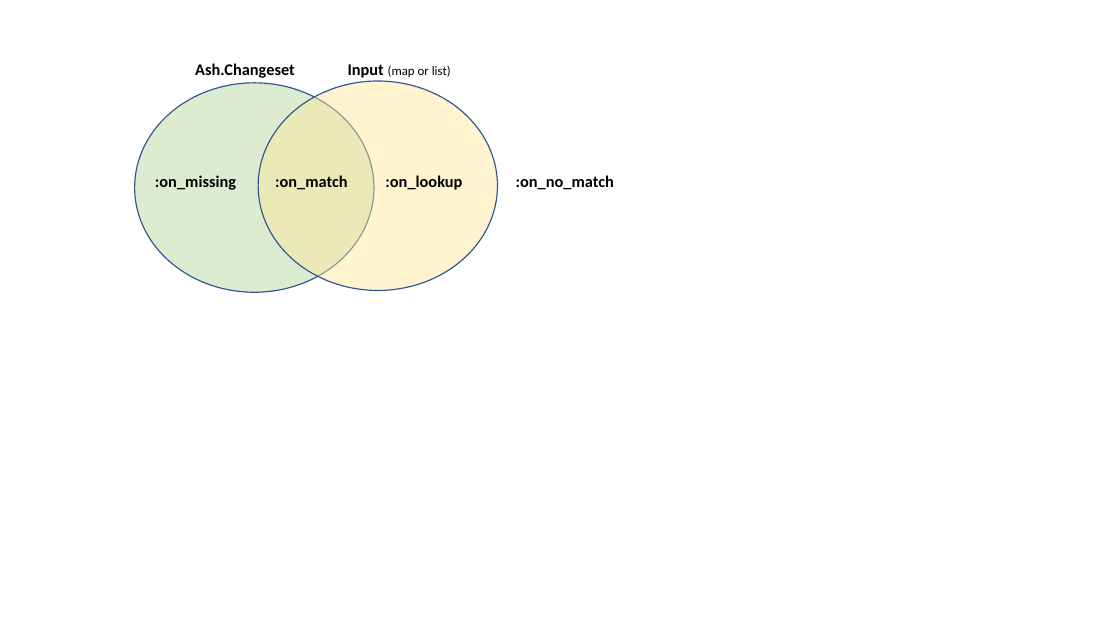
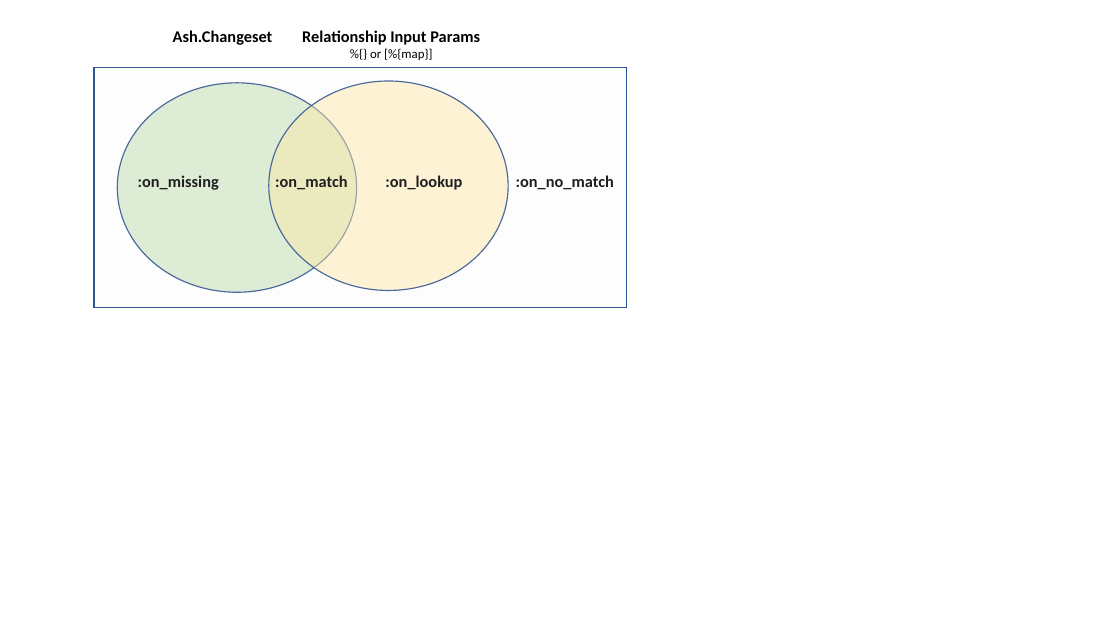
Before and after one commit to mrjbj/form_validator, a slide deck: slide 1 of notebook/Manage_Relationship.pptx. Drawn at 1120x630 pixels with LibreOffice and Linux fonts; fonts in the diff are those of the drawing. Boxes give left, top, right and bottom in pixels: in the first picture for what was removed or moved away, otherwise in the second. Text is boxed around its words. In the diff, an @@ line names an element or a change of style, - is before the commit and + after.

```diff
--- a/notebook/Manage_Relationship.pptx
+++ b/notebook/Manage_Relationship.pptx
@@ text "Ash.Changeset": place and size @@
-text "Ash.Changeset" at (195,63,295,78)
+text "Ash.Changeset" at (173,30,273,45)
@@ text at (302,30,480,60): text changed; size 11 to 14 pt; bold on @@
-Input (map or list)
+Relationship Input Params
+%{} or [%{map}]
@@ rectangle added at (94,68,627,308), fill #F2F2F2 at 13% opacity, outline #2F5597 1 pt @@
@@ ellipse: place and size @@
-ellipse at (134,83,374,292)
+ellipse at (118,83,357,292)
@@ ellipse: place and size @@
-ellipse at (258,81,497,290)
+ellipse at (269,81,508,290)
@@ text ":on_missing": place and size @@
-text ":on_missing" at (155,175,236,190)
+text ":on_missing" at (138,175,219,190)
```
Also in this commit, not shown: 5 other files.
